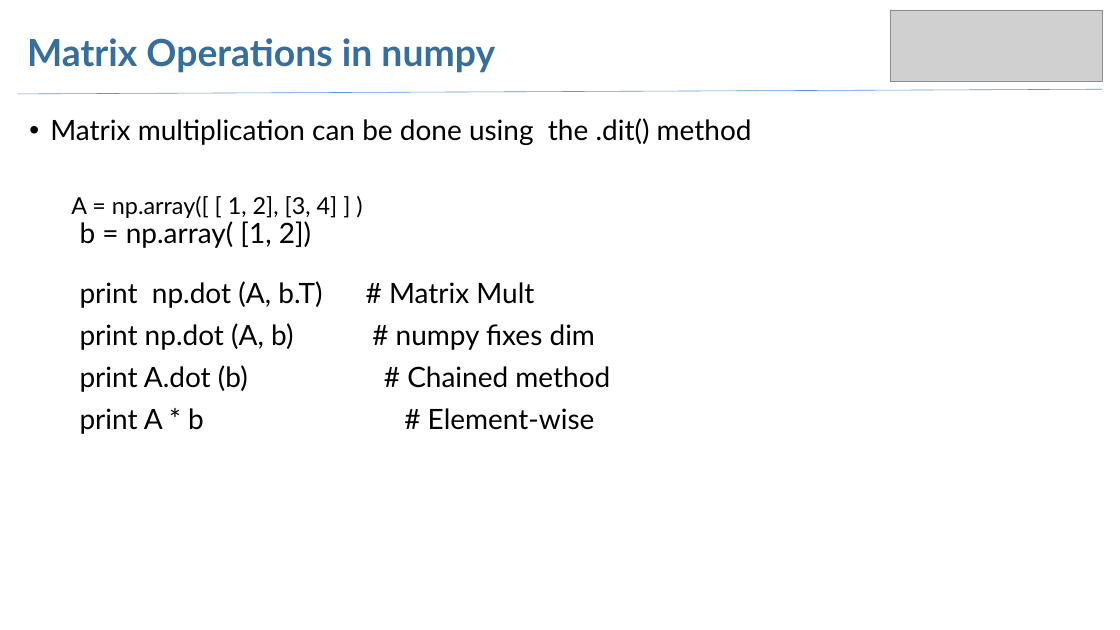
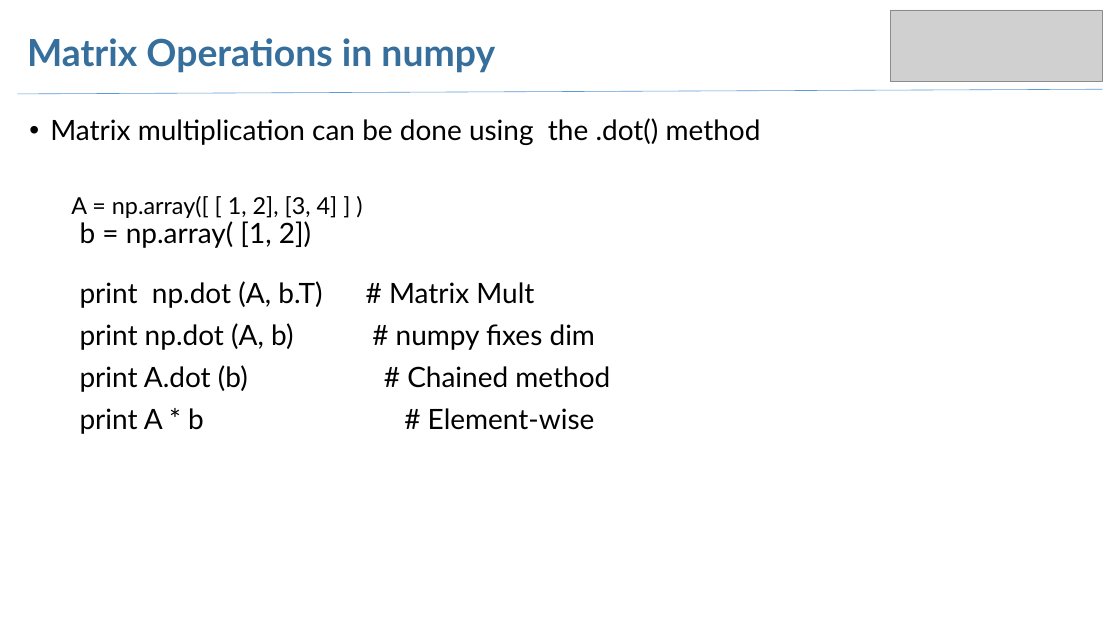
Before and after one commit to arjangvt/python-workshop, a slide deck: slide 16 of WorkshopSlides-Part2.pptx (slide 15 before the commit). Drawn at 1120x630 pixels with LibreOffice and Linux fonts; fonts in the diff are those of the drawing; grey boxes stand for pictures. Boxes give left, top, right and bottom in pixels: in the first picture for what was removed or moved away, otherwise in the second. Text is boxed around its words. In the diff, an @@ line names an element or a change of style, - is before the commit and + after.

```diff
--- a/WorkshopSlides-Part2.pptx
+++ b/WorkshopSlides-Part2.pptx
@@ text at [50, 118, 761, 145]: text changed @@
-• Matrix multiplication can be done using the .dit() method
+• Matrix multiplication can be done using the .dot() method
```
Also in this commit, not shown: 1 other slide changed, 2 slides added, 1 other file.
